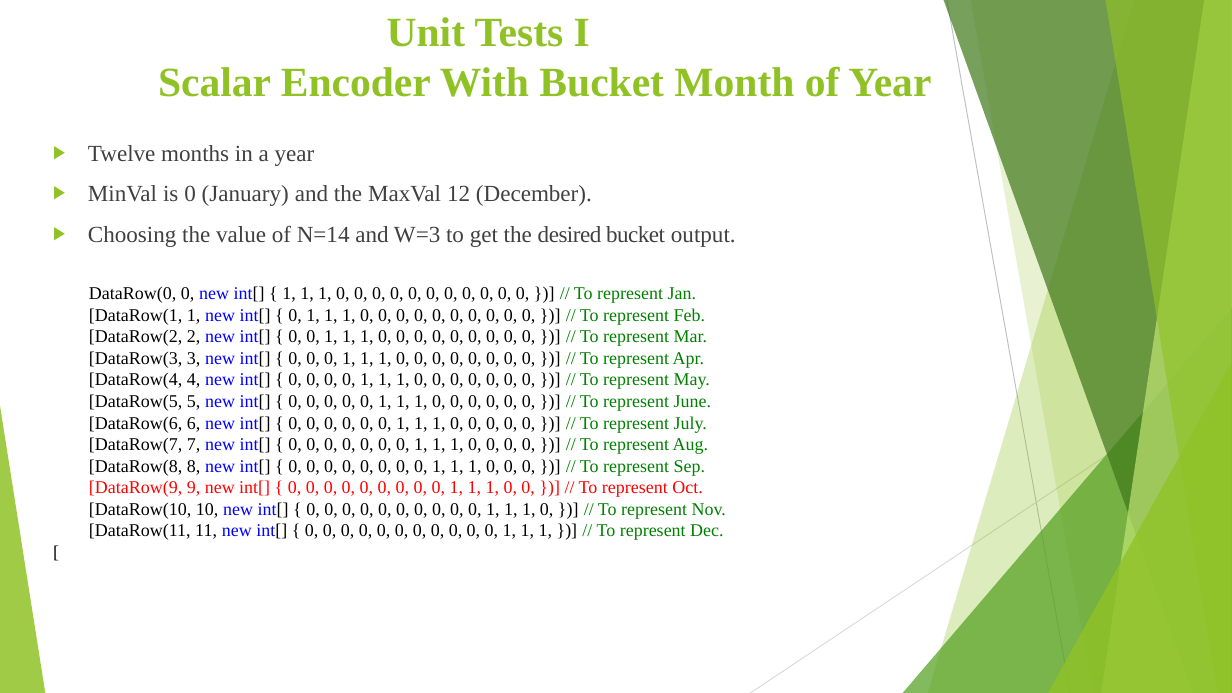
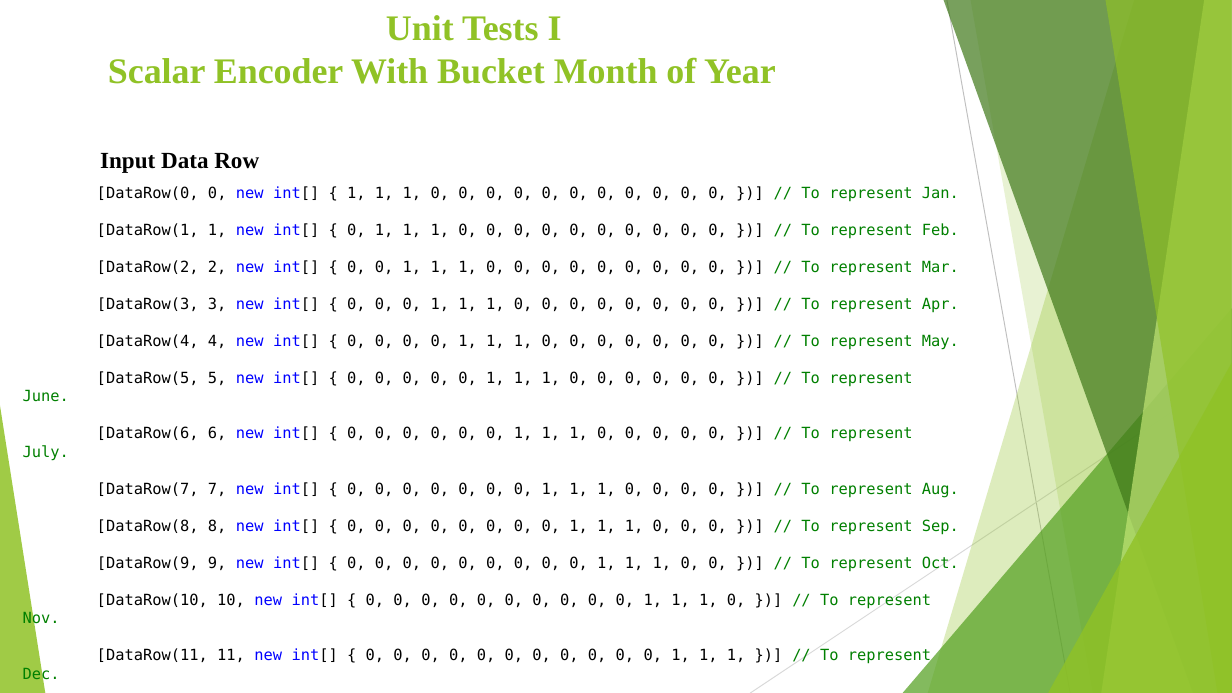
Before and after one commit to AqibJaved123/neocortexapi_Team_ScalarEncoder, a slide deck: slide 6 of source/Team_ScalarEcoder_Documentation/Scalar Encoder with Buckets (1).pptx (slide 5 before the commit). Drawn at 1232x693 pixels with LibreOffice and Linux fonts; fonts in the diff are those of the drawing. Boxes give left, top, right and bottom in pixels: in the first picture for what was removed or moved away, otherwise in the second. Text is boxed around its words. In the diff, an @@ line names an element or a change of style, - is before the commit and + after.

```diff
--- a/source/Team_ScalarEcoder_Documentation/Scalar Encoder with Buckets (1).pptx
+++ b/source/Team_ScalarEcoder_Documentation/Scalar Encoder with Buckets (1).pptx
@@ title "Unit Tests I Scalar Encoder ...": place and size @@
-title "Unit Tests I Scalar Encoder ..." at (158,17,931,97)
+title "Unit Tests I Scalar Encoder ..." at (108,15,776,84)
@@ title "Unit Tests I Scalar Encoder ..." at (108,15,776,84): size 32.4 to 28 pt @@
@@ text removed at (88,145,736,247) @@
-▶ Twelve months in a year
-▶ MinVal is 0 (January) and the MaxVal 12 (December).
-▶ Choosing the value of N=14 and W=3 to get the desired bucket output.
@@ text at (23,186,959,627): text changed; size 14 to 12 pt; font Times New Roman to DejaVu Sans Mono @@
-[
+.
@@ text "[DataRow(0, 0, new int[] { ...": place and size @@
-text "[DataRow(0, 0, new int[] { ..." at (89,286,726,540)
+text "[DataRow(0, 0, new int[] { ..." at (23,186,959,627)
@@ text added at (100,153,259,173), 18 pt, text #000000, bold @@
+Input Data Row
@@ text at (97,186,959,202): text changed; size 14 to 12 pt; font Times New Roman to DejaVu Sans Mono @@
-DataRow(0, 0, new int[] { 1, 1, 1, 0, 0, 0, 0, 0, 0, 0, 0, 0, 0, 0, })] // To represent Jan.
+[DataRow(0, 0, new int[] { 1, 1, 1, 0, 0, 0, 0, 0, 0, 0, 0, 0, 0, 0, })] // To represent Jan.
@@ text at (23,223,959,627): size 14 to 12 pt, font Times New Roman to DejaVu Sans Mono; text colour #FF0000 to #000000 in "[DataRow(9, 9, int[] { 0, 0, 0, ..."; text colour #FF0000 to #0000FF in "new int[]"; text colour #FF0000 to #008000 in "// To represent Oct." @@
```
Also in this commit, not shown: 2 other slides changed, 17 slides added, 4 slides removed, 1 other file.
